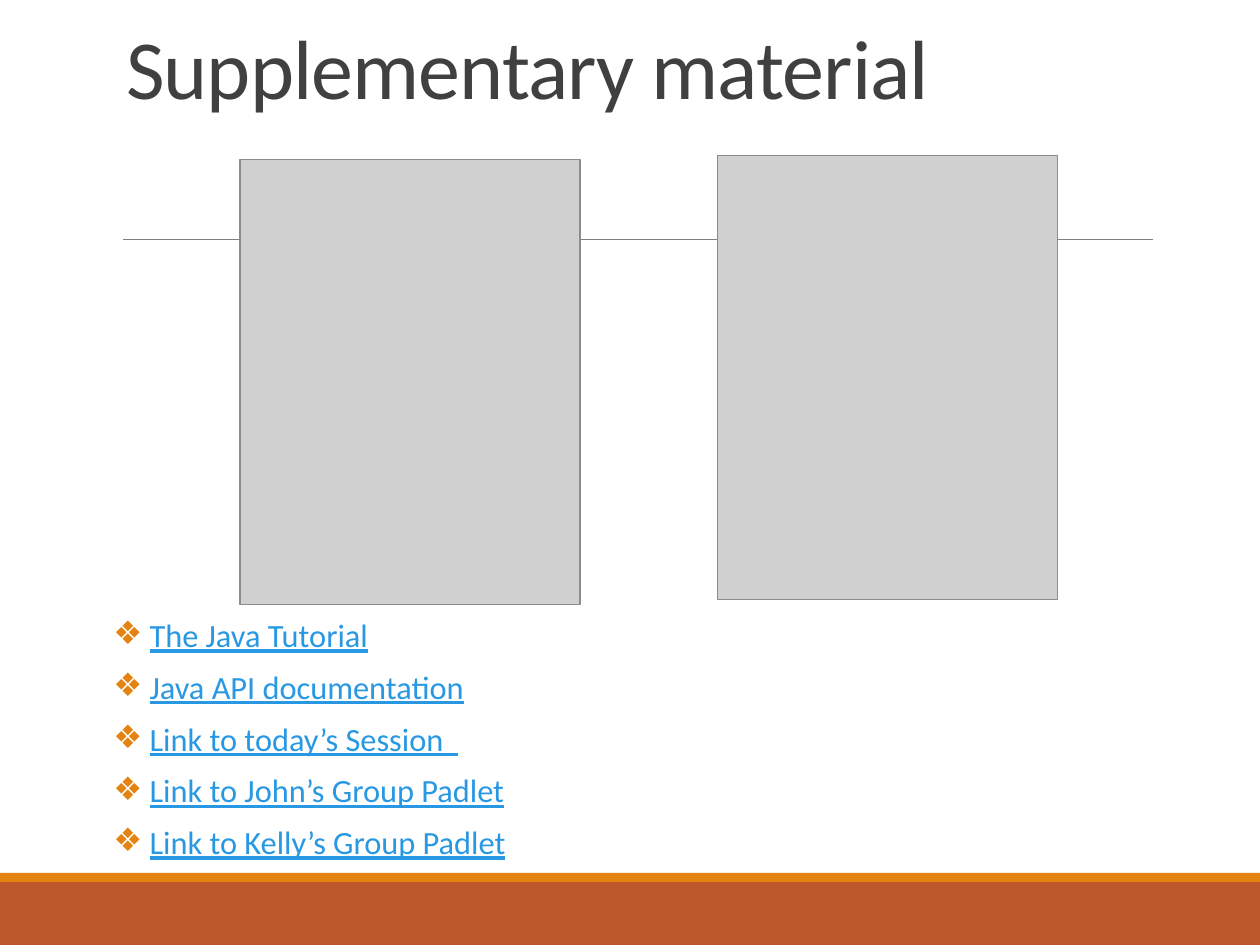
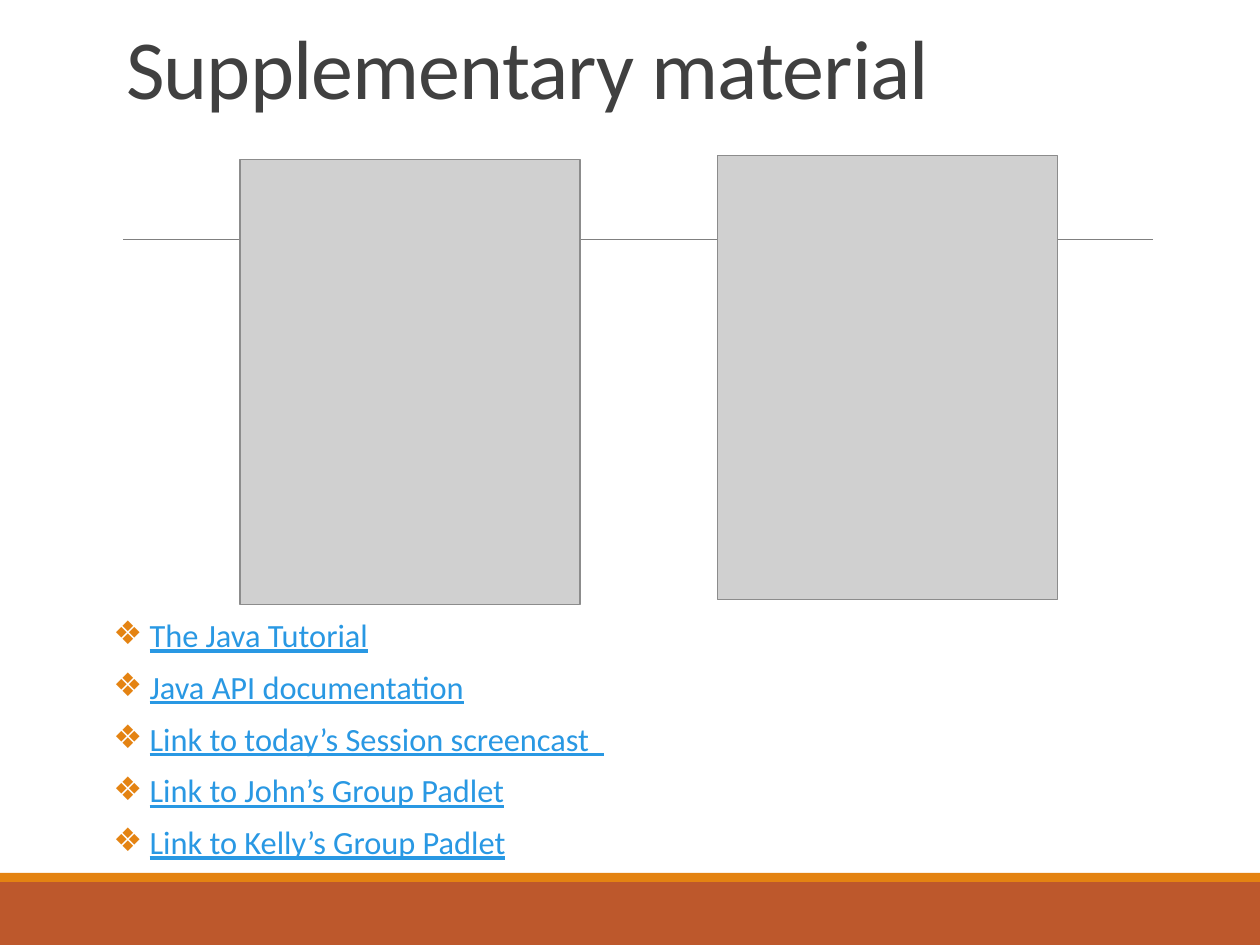
Before and after one commit to deeperj/dillinger, a slide deck: slide 28 of thesis/ukapp2/wqu_isc/sofware_design/Javabc06.pptx (slide 27 before the commit). Drawn at 1260x945 pixels with LibreOffice and Linux fonts; fonts in the diff are those of the drawing; grey boxes stand for pictures. Boxes give left, top, right and bottom in pixels: in the first picture for what was removed or moved away, otherwise in the second. Text is boxed around its words. In the diff, an @@ line names an element or a change of style, - is before the commit and + after.

```diff
--- a/thesis/ukapp2/wqu_isc/sofware_design/Javabc06.pptx
+++ b/thesis/ukapp2/wqu_isc/sofware_design/Javabc06.pptx
@@ text at (x1=150, y1=728, x2=589, y2=757): text changed @@
-❖ Link to today’s Session
+❖ Link to today’s Session screencast
```
Also in this commit, not shown: 1 other slide changed, 1 slide added, 5 other files.
